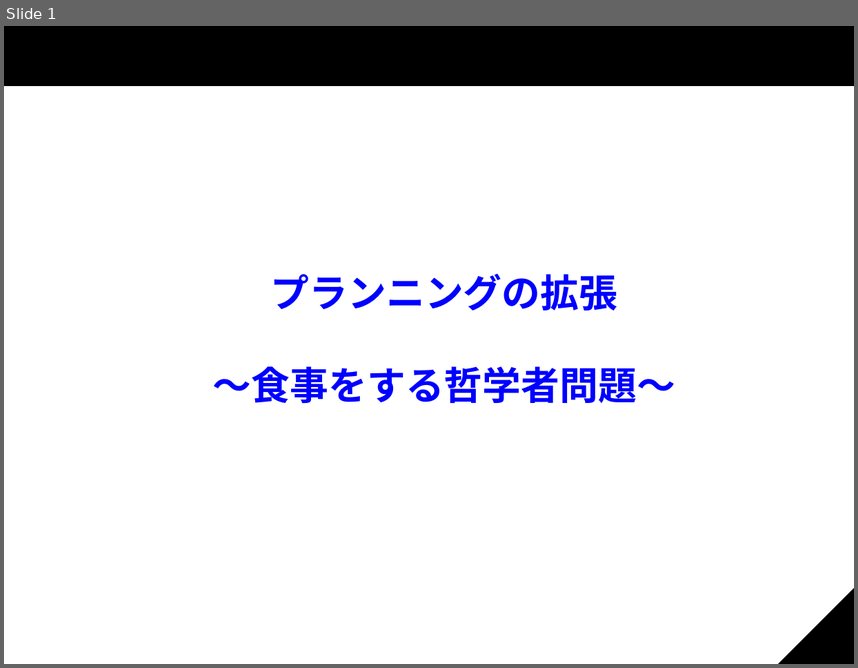
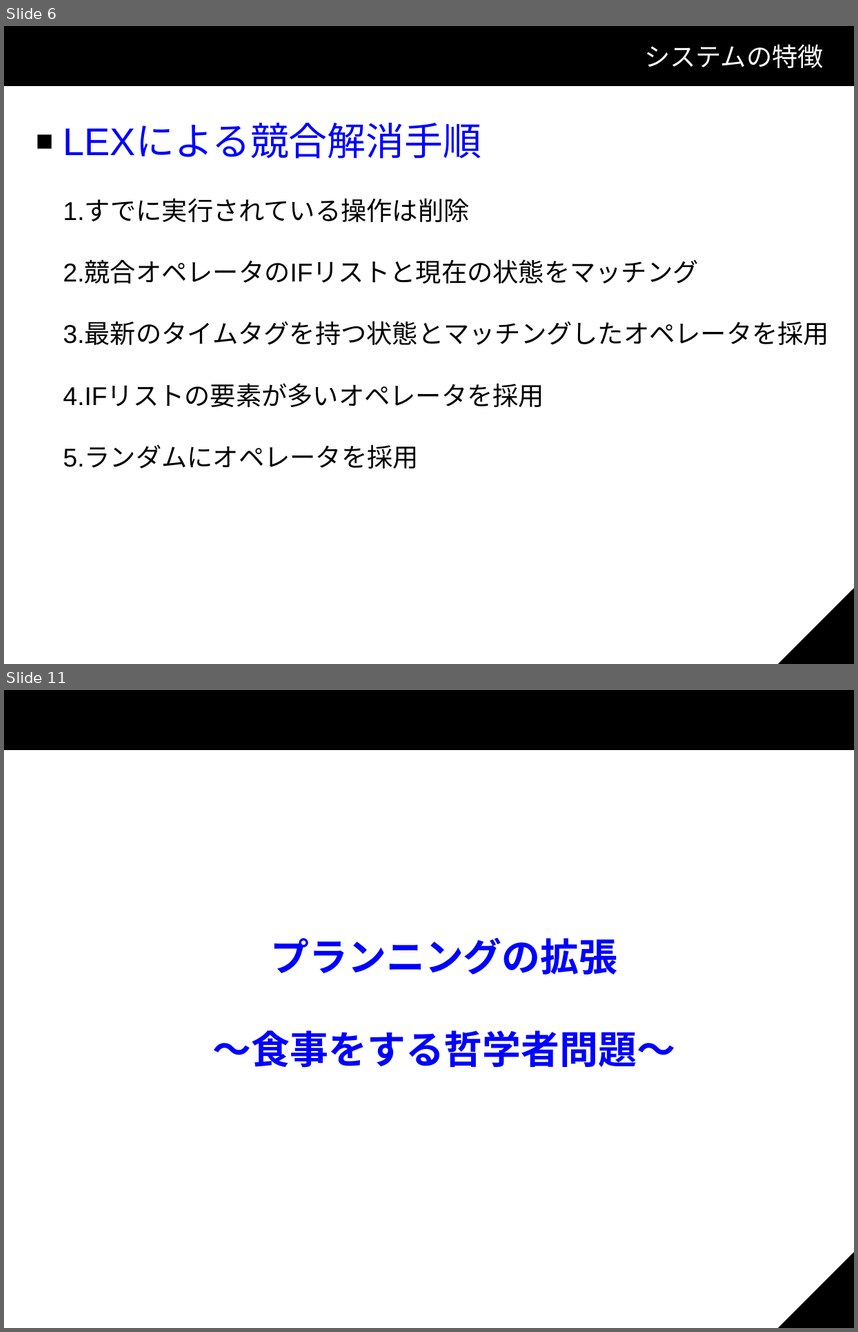
Before and after one commit to KP-3/Shota, a slide deck: スライド.odp. Shown one above the other, each under a label of ours: slide 1 before the commit, slides 6 and 11 after it; the slides between them are not shown. The pictures are 858x668 and 858x1332 pixels, drawn with LibreOffice and Linux fonts; fonts in the diff are those of the drawing; background and template pictures are left out. Boxes give left, top, right and bottom in pixels: in the first picture for what was removed or moved away, otherwise in the second. Text is boxed around its words. In the diff, an @@ line names an element or a change of style, - is before the commit and + after.

```diff
--- a/スライド.odp
+++ b/スライド.odp
@@ slide 6 added at <box>4,26,854,664</box>, background #FFFFFF; not listed: 3 template elements that a slide beside it also shows @@
@@ title added at <box>644,44,824,68</box>, 24 pt, text #FFFFFF @@
+システムの特徴
@@ text added at <box>63,125,830,468</box>, 24 pt, text #000000 @@
+■ LEXによる競合解消手順
+1.すでに実行されている操作は削除
+2.競合オペレータのIFリストと現在の状態をマッチング
+3.最新のタイムタグを持つ状態とマッチングしたオペレータを採用
+4.IFリストの要素が多いオペレータを採用
+5.ランダムにオペレータを採用
@@ what was slide 1 is now slide 11 @@
```
Also in this commit, not shown: 9 slides changed, 10 other slides added.
